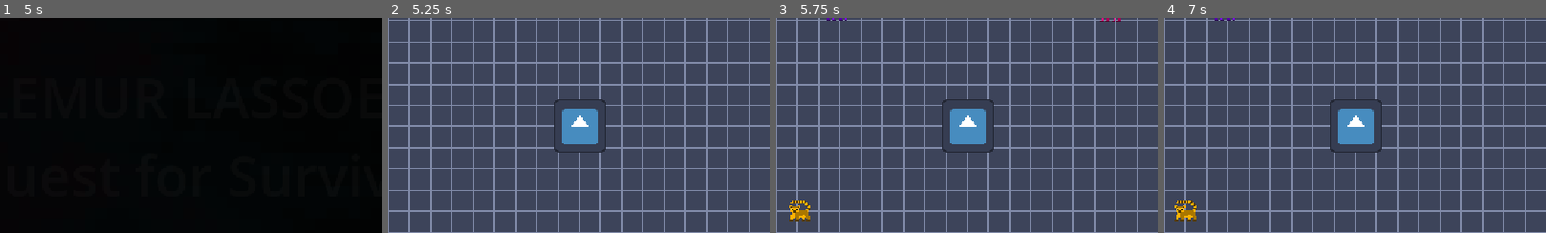
Above: before the commit, frames 1-4 (left to right).
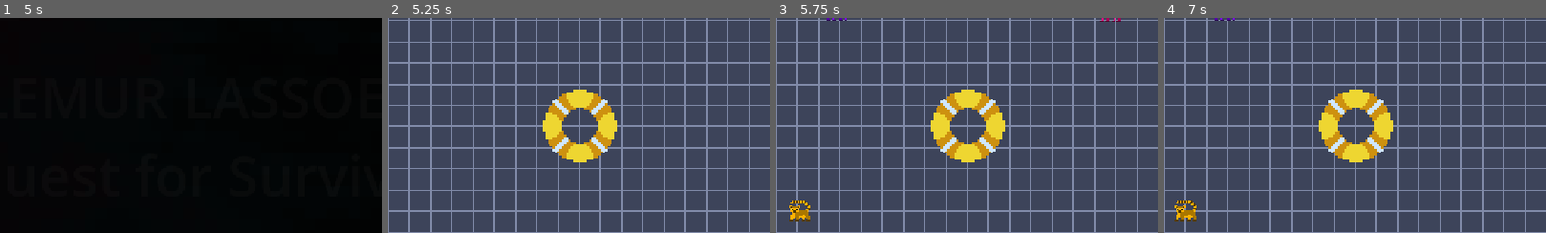
Above: after the commit, the same moments.

Repository: GarterSnake502/InnocentLemurs
Game: Godot game, scene res://Scenes/intro.tscn
Two runs of this game, one before a commit and one after it. Both use one fixed random seed, a clock stepped at 60 frames per second and the inputs below. The engine's default icon, where the game draws it, is replaced by a stand-in: a white triangle on a blue panel in a dark square.
Inputs (mouse positions are % of the whole screen's width and height, from its top left):
- Up to frame 1 (5 s): tap Space at 0.5 s; move the mouse to (72, 45) at 0.52 s; tap Enter (ui_accept) at 0.6, 0.77, 1.07, 1.35, 1.52, 1.82, 2.1, 2.85, 3.02, 3.32, 3.6, 3.77, 4.07, 4.35, 4.52, 4.82 s; click (72, 45) at 0.67 s; move the mouse to (30, 55) at 1.27 s; click (30, 55) at 1.42 s; move the mouse to (60, 28) at 2.02 s; click (60, 28) at 2.17 s; move the mouse to (45, 70) at 2.77 s; click (45, 70) at 2.92 s; move the mouse to (80, 65) at 3.52 s; click (80, 65) at 3.67 s; move the mouse to (20, 35) at 4.27 s; click (20, 35) at 4.42 s
- Up to frame 2 (5.25 s): move the mouse to (55, 50) at 5.02 s; tap Enter (ui_accept) at 5.1 s; click (55, 50) at 5.17 s
- Up to frame 3 (5.75 s): no input
- Up to frame 4 (7 s): move the mouse to (35, 25) at 5.77 s; tap Enter (ui_accept) at 5.85, 6.02, 6.32, 6.6, 6.77 s; click (35, 25) at 5.92 s; move the mouse to (72, 45) at 6.52 s; click (72, 45) at 6.67 s
The pictures show only the part of the screen within x 25-75%, y 25-75%; the shares and areas given below are measured in that part.

Frame 1 is identical in both runs. In frame 2, 4.9% of the frame differs, in the area x 40-60%, y 33-68%; in frame 3, 4.9%; in frame 4, 4.9%.

Commit message:
Changed bumper sprite

Diff:
--- a/Scenes/Factory.tscn
+++ b/Scenes/Factory.tscn
@@ -1,11 +1,11 @@
 [gd_scene format=4 uid="uid://csk5vs07g0cnp"]
 
 [ext_resource type="Script" uid="uid://d0ljnvcc4o802" path="res://Scripts/factory.gd" id="1_xfy5e"]
-[ext_resource type="Texture2D" uid="uid://wskuw3dnwc8m" path="res://icon.svg" id="2_ix8fr"]
-[ext_resource type="AudioStream" uid="uid://bh5np5xqhbjmg" path="res://Assets/explosion.wav" id="3_j7huh"]
+[ext_resource type="Texture2D" uid="uid://dkmeer5iqrp13" path="res://Assets/life-presever.png" id="3_52kl0"]
+[ext_resource type="AudioStream" uid="uid://cl0dycnpyayhj" path="res://Assets/explosion.wav" id="3_j7huh"]
 [ext_resource type="Texture2D" uid="uid://c15il4ra4ui3h" path="res://Assets/UI/sun-happy.png" id="4_4mmdj"]
-[ext_resource type="AudioStream" uid="uid://b8w4lp080ailk" path="res://Assets/gameover.wav" id="4_wu7b3"]
-[ext_resource type="AudioStream" uid="uid://bupu8e28wlhmk" path="res://Assets/insect_factory.wav" id="5_a5v3u"]
+[ext_resource type="AudioStream" uid="uid://hxidv4weulmk" path="res://Assets/gameover.wav" id="4_wu7b3"]
+[ext_resource type="AudioStream" uid="uid://c1nn17ut8hgdl" path="res://Assets/insect_factory.wav" id="5_a5v3u"]
 [ext_resource type="TileSet" uid="uid://irkcgmmrcg2x" path="res://Assets/factory_tileset.tres" id="7_4sda8"]
 
 [sub_resource type="CircleShape2D" id="CircleShape2D_82hr6"]
@@ -105,8 +105,8 @@
 monitorable = false
 
 [node name="Icon" type="Sprite2D" parent="bumperArea" unique_id=1981314365]
-scale = Vector2(0.315, 0.315)
-texture = ExtResource("2_ix8fr")
+scale = Vector2(1.72, 1.72)
+texture = ExtResource("3_52kl0")
 
 [node name="CollisionShape2D" type="CollisionShape2D" parent="bumperArea" unique_id=846237808]
 shape = SubResource("CircleShape2D_82hr6")
--- a/Scenes/Lemur.tscn
+++ b/Scenes/Lemur.tscn
@@ -68,6 +68,9 @@
 &"idle": SubResource("Animation_alvc0")
 }
 
+[sub_resource type="RectangleShape2D" id="RectangleShape2D_5hki8"]
+size = Vector2(18, 18)
+
 [node name="Lemur" type="CharacterBody2D" unique_id=361857280 groups=["lemurs"]]
 collision_layer = 2
 collision_mask = 5
@@ -89,4 +92,9 @@
 [node name="AnimationPlayer" type="AnimationPlayer" parent="." unique_id=1744297539]
 libraries/ = SubResource("AnimationLibrary_xanjr")
 
+[node name="wallCol" type="Area2D" parent="." unique_id=2078617497]
+
+[node name="CollisionShape2D" type="CollisionShape2D" parent="wallCol" unique_id=880380036]
+shape = SubResource("RectangleShape2D_5hki8")
+
 [connection signal="timeout" from="Jump Timer" to="." method="jump_random_angle"]
Not shown: 1 places in Scenes/Lemur.tscn that only renumber resources
